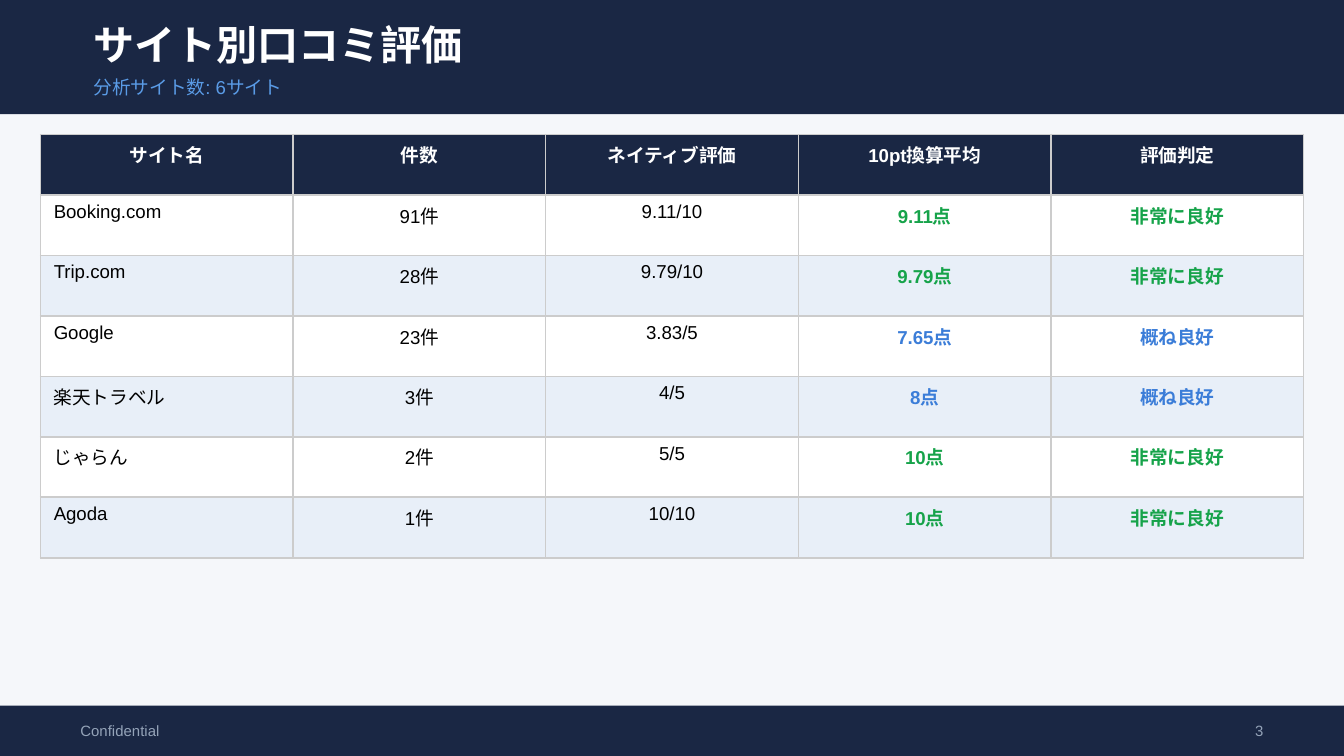
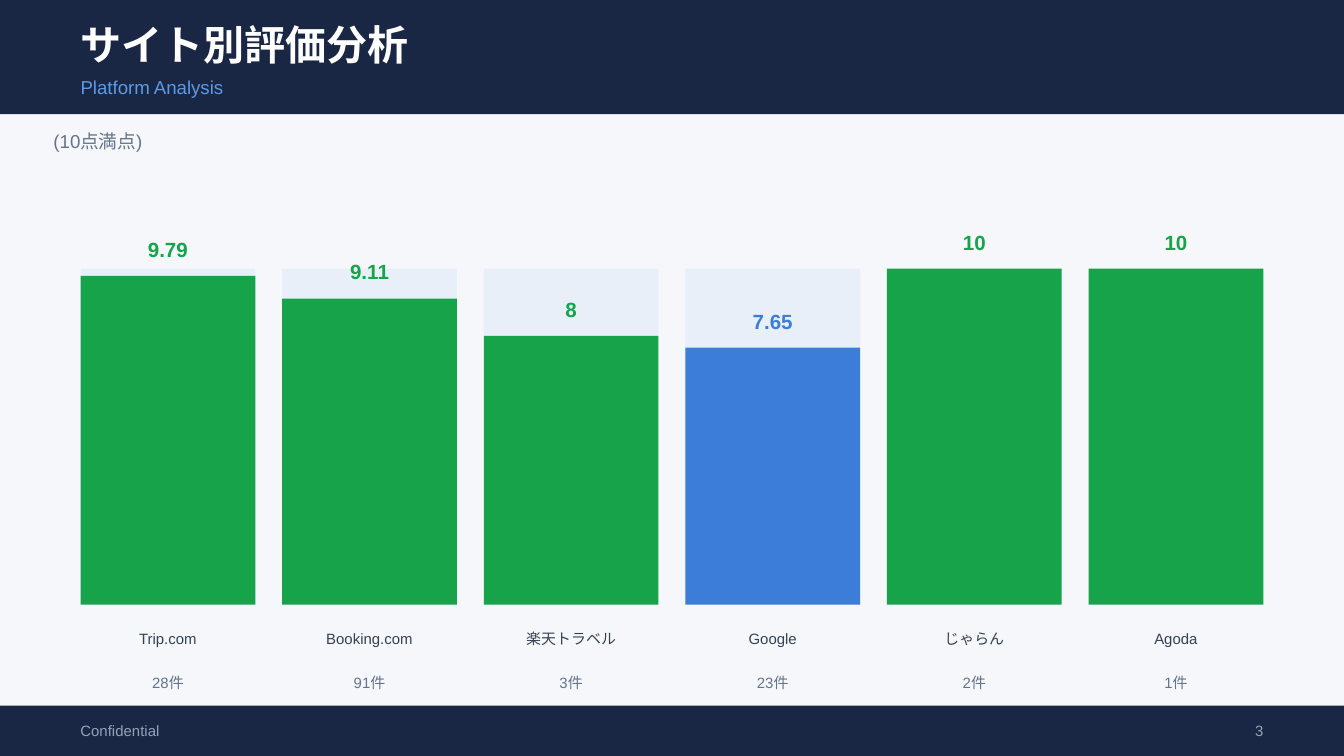
Before and after one commit to TAKAHASHIMITSUGU329/primechange-portal, a slide deck: slide 3 of 納品レポート/ホテル別レポート/comfort_era_higashikanda_口コミ分析レポート.pptx. Drawn at 1344x756 pixels with LibreOffice and Linux fonts; fonts in the diff are those of the drawing. Boxes give left, top, right and bottom in pixels: in the first picture for what was removed or moved away, otherwise in the second. Text is boxed around its words. In the diff, an @@ line names an element or a change of style, - is before the commit and + after.

```diff
--- a/納品レポート/ホテル別レポート/comfort_era_higashikanda_口コミ分析レポート.pptx
+++ b/納品レポート/ホテル別レポート/comfort_era_higashikanda_口コミ分析レポート.pptx
@@ text at [81, 25, 409, 64]: text changed @@
-サイト別口コミ評価
+サイト別評価分析
@@ text at [81, 80, 223, 98]: text changed @@
-分析サイト数: 6サイト
+Platform Analysis
@@ table removed at [40, 134, 1304, 531], 7 rows, 5 columns @@
-サイト名 | 件数 | ネイティブ評価 | 10pt換算平均 | 評価判定
-Booking.com | 91件 | 9.11/10 | 9.11点 | 非常に良好
-Trip.com | 28件 | 9.79/10 | 9.79点 | 非常に良好
-Google | 23件 | 3.83/5 | 7.65点 | 概ね良好
-楽天トラベル | 3件 | 4/5 | 8点 | 概ね良好
-じゃらん | 2件 | 5/5 | 10点 | 非常に良好
-Agoda | 1件 | 10/10 | 10点 | 非常に良好
@@ text added at [53, 134, 142, 152], 10 pt, text #64748B @@
+(10点満点)
@@ text added at [963, 235, 986, 250], 11 pt, text #16A34A, bold @@
+10
@@ text added at [1165, 235, 1188, 250], 11 pt, text #16A34A, bold @@
+10
@@ rectangle added at [81, 269, 255, 605], fill #E8EFF8 @@
@@ text added at [148, 242, 188, 257], 11 pt, text #16A34A, bold @@
+9.79
@@ rectangle added at [282, 269, 457, 605], fill #E8EFF8 @@
@@ text added at [350, 264, 389, 279], 11 pt, text #16A34A, bold @@
+9.11
@@ rectangle added at [484, 269, 659, 605], fill #E8EFF8 @@
@@ rectangle added at [685, 269, 860, 605], fill #E8EFF8 @@
@@ rectangle added at [887, 269, 1062, 605], fill #16A34A @@
@@ rectangle added at [1089, 269, 1263, 605], fill #16A34A @@
@@ rectangle added at [81, 276, 255, 605], fill #16A34A @@
@@ rectangle added at [282, 298, 457, 605], fill #16A34A @@
@@ text added at [565, 303, 576, 317], 11 pt, text #16A34A, bold @@
+8
@@ text added at [753, 314, 793, 329], 11 pt, text #3B7DD8, bold @@
+7.65
@@ rectangle added at [484, 336, 659, 605], fill #16A34A @@
@@ rectangle added at [685, 348, 860, 605], fill #3B7DD8 @@
@@ text added at [139, 633, 197, 647], 8 pt, text #334155 @@
+Trip.com
@@ text added at [326, 633, 412, 647], 8 pt, text #334155 @@
+Booking.com
@@ text added at [526, 631, 616, 645], 8 pt, text #334155 @@
+楽天トラベル
@@ text added at [749, 633, 797, 647], 8 pt, text #334155 @@
+Google
@@ text added at [944, 632, 1004, 645], 8 pt, text #334155 @@
+じゃらん
@@ text added at [1154, 633, 1197, 647], 8 pt, text #334155 @@
+Agoda
@@ text added at [152, 676, 184, 689], 8 pt, text #64748B @@
+28件
@@ text added at [354, 676, 386, 689], 8 pt, text #64748B @@
+91件
@@ text added at [559, 676, 582, 689], 8 pt, text #64748B @@
+3件
@@ text added at [757, 676, 789, 689], 8 pt, text #64748B @@
+23件
@@ text added at [963, 676, 986, 689], 8 pt, text #64748B @@
+2件
@@ text added at [1164, 676, 1187, 689], 8 pt, text #64748B @@
+1件
```
Also in this commit, not shown: 1 other slide changed, 5 slides added, 6 slides removed, 37 other files.
